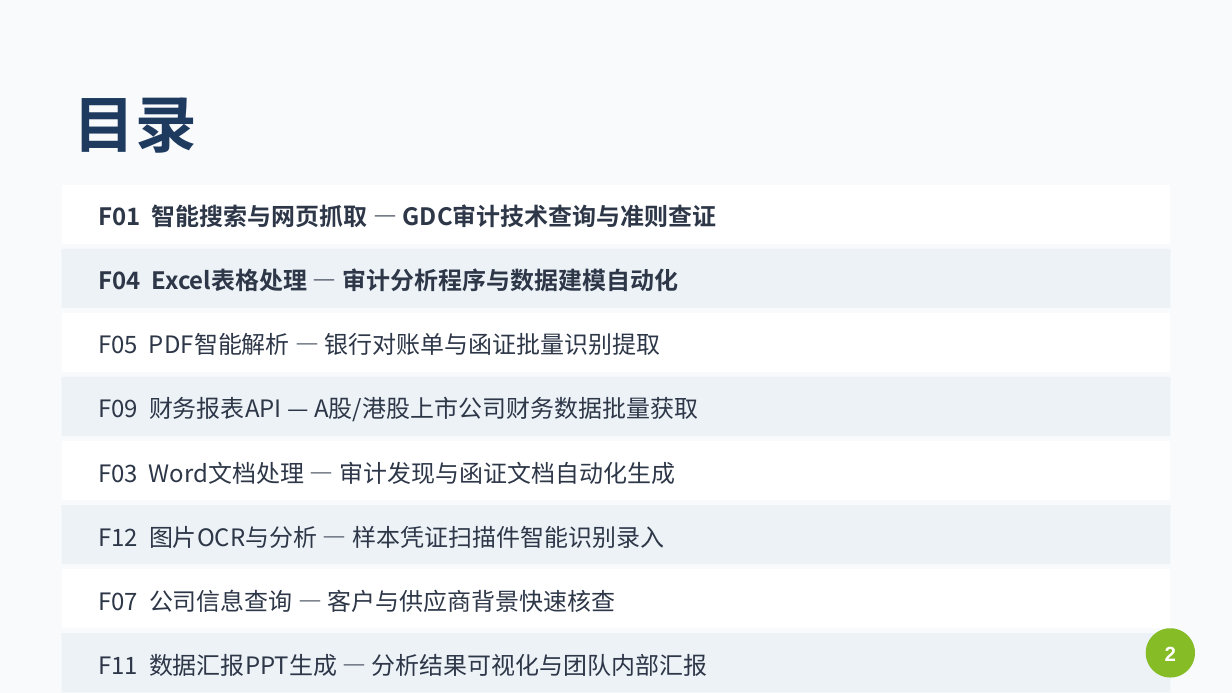
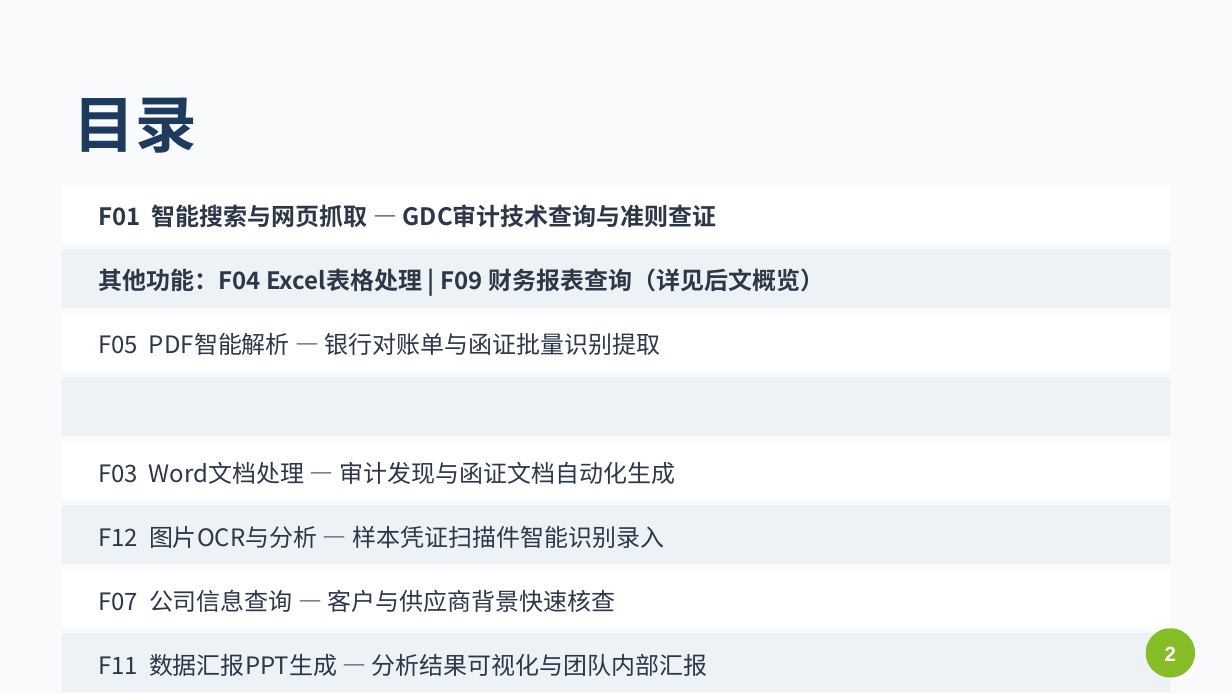
Before and after one commit to Bgu253518/my-app-hub, a slide deck: slide 2 of NOVA_GDC_Training_v3.pptx. Drawn at 1232x693 pixels with LibreOffice and Linux fonts; fonts in the diff are those of the drawing. Boxes give left, top, right and bottom in pixels: in the first picture for what was removed or moved away, otherwise in the second. Text is boxed around its words. In the diff, an @@ line names an element or a change of style, - is before the commit and + after.

Commit message:
update: 修改PPT适配二线所场景
- 全局替换：8大→6大核心功能、重分类→重新归类、现场互动→课后练习
- F01 示例由科目重分类改为固定资产场景
- F04/F09 压缩为单页概览，隐藏详细页
- 更新目录结构

```diff
--- a/NOVA_GDC_Training_v3.pptx
+++ b/NOVA_GDC_Training_v3.pptx
@@ text at (98, 268, 824, 291): text changed @@
-F04 Excel表格处理 — 审计分析程序与数据建模自动化
+其他功能：F04 Excel表格处理 | F09 财务报表查询（详见后文概览）
@@ text removed at (98, 397, 698, 422) @@
-F09 财务报表API — A股/港股上市公司财务数据批量获取
```
Also in this commit, not shown: 22 other slides changed, 1 other file.
